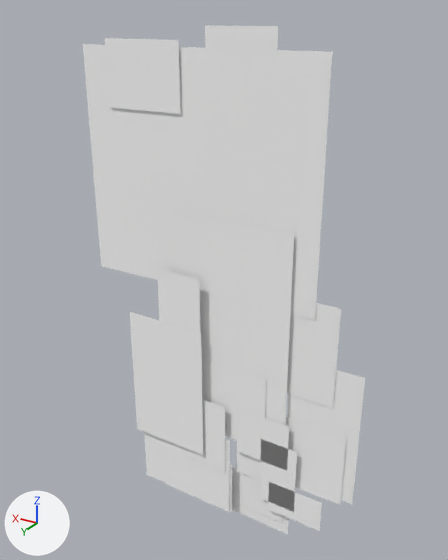
What one commit did to the Blender file Source/Actors/Stip.blend.
Before and after are seen from a 50 mm lens placed at (-3.54, 5.67, 4.4), pointed at (-0.09, -0.1, 1.52). Lighting does not change. The marker at lower left points along +X, +Y and +Z.

Names of what the first picture shows: 'Arm_L.png', 'Arm_R.png', 'Ear_L.png', 'Ear_R.png', 'Foot_L.png', 'Foot_R.png', 'Forearm_L.png', 'Forearm_R.png', 'Hand_R.png', 'Head.png', 'Hip.png', 'Leg_L.png', 'Leg_R.png', 'Shin_L.png', 'Tail_01.png', 'Tail_02.png', 'Tail_03.png', 'UpperBody.png'.
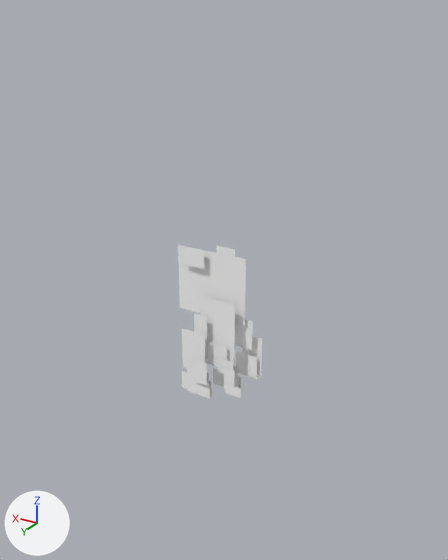
What differs and where, as boxes [x1, y1, x2, y2] in the pictures (448 x 560 px):
'Head.png', moved, rescaled (72% narrower, 71% shorter): before [83, 44, 332, 320]; after [178, 245, 246, 325]
'UpperBody.png', moved, rescaled (71% narrower, 68% shorter): before [174, 212, 294, 425]; after [201, 296, 235, 363]
'Forearm_L.png', moved, rescaled: before [130, 312, 203, 455]; after [182, 328, 205, 369]
'Ear_L.png', moved, rescaled (70% narrower, 69% shorter): before [105, 38, 181, 114]; after [182, 246, 204, 269]
'Arm_R.png', moved, rescaled: before [287, 303, 341, 408]; after [235, 320, 253, 350]
'Hand_R.png', moved, rescaled: before [285, 416, 347, 505]; after [236, 351, 257, 379]
'Forearm_R.png', moved, rescaled (73% narrower, 69% shorter): before [287, 370, 365, 504]; after [242, 336, 262, 377]
'Hip.png', moved, rescaled: before [202, 359, 266, 440]; after [205, 341, 227, 367]
'Shin_L.png', moved: before [164, 439, 230, 512]; after [187, 366, 210, 399]
'Arm_L.png', moved, rescaled: before [157, 269, 200, 332]; after [194, 313, 207, 344]
'Tail_01.png', moved, rescaled: before [237, 408, 289, 470]; after [218, 358, 233, 374]
'Leg_L.png', moved, rescaled: before [188, 399, 225, 472]; after [194, 360, 207, 385]
'Ear_R.png', moved, rescaled: before [205, 25, 278, 50]; after [217, 246, 235, 257]
'Tail_02.png', moved, rescaled (69% narrower, 70% shorter): before [259, 440, 297, 512]; after [224, 368, 235, 389]
'Tail_03.png', moved, rescaled (69% narrower, 70% shorter): before [268, 482, 322, 531]; after [225, 384, 241, 398]
'Foot_L.png', moved, rescaled (65% narrower, 65% shorter): before [144, 432, 232, 512]; after [182, 371, 212, 398]
'Foot_R.png', moved, rescaled: before [232, 467, 289, 534]; after [213, 368, 241, 389]
'Leg_R.png', moved, rescaled: before [236, 449, 260, 481]; after [222, 358, 235, 375]

The edits, one by one:
Object 'Ear_L.png' (ob_ear_l_png) moves from (0.41, 0.0, 4.14) to (0.12, 0.0, 1.87).
Object 'Ear_L.png' (ob_ear_l_png) is rescaled from (1.0, 1.0, 1.0) to (0.306, 0.306, 0.306).
Object 'Ear_R.png' (ob_ear_r_png) moves from (-0.71, -0.04, 4.29) to (-0.22, -0.12, 1.92).
Object 'Ear_R.png' (ob_ear_r_png) is rescaled from (1.0, 1.0, 1.0) to (0.306, 0.306, 0.306).
Object 'Head.png' (ob_head_png) moves from (0.23, -0.02, 2.71) to (0.07, -0.06, 1.43).
Object 'Head.png' (ob_head_png) is rescaled from (1.0, 1.0, 1.0) to (0.306, 0.306, 0.306).
Object 'Arm_R.png' (ob_arm_r_png) moves from (-1.56, -0.03, 1.53) to (-0.48, -0.09, 1.07).
Object 'Arm_R.png' (ob_arm_r_png) is rescaled from (1.0, 1.0, 1.0) to (0.306, 0.306, 0.306).
Object 'Forearm_R.png' (ob_forearm_r_png) moves from (-1.9, -0.04, 0.79) to (-0.58, -0.15, 0.84).
Object 'Forearm_R.png' (ob_forearm_r_png) is rescaled from (1.0, 1.0, 1.0) to (0.306, 0.306, 0.306).
Object 'Hand_R.png' (ob_hand_r_png) moves from (-1.75, -0.03, -0.03) to (-0.54, -0.12, 0.59).
Object 'Hand_R.png' (ob_hand_r_png) is rescaled from (1.0, 1.0, 1.0) to (0.306, 0.306, 0.306).
Object 'Arm_L.png' (ob_arm_l_png) moves from (0.12, 0.11, 1.55) to (0.04, 0.09, 1.08).
Object 'Arm_L.png' (ob_arm_l_png) is rescaled from (1.0, 1.0, 1.0) to (0.306, 0.306, 0.306).
Object 'Forearm_L.png' (ob_forearm_l_png) moves from (0.1, 0.12, 0.86) to (0.03, 0.15, 0.87).
Object 'Forearm_L.png' (ob_forearm_l_png) is rescaled from (1.0, 1.0, 1.0) to (0.306, 0.306, 0.306).
Object 'Leg_R.png' (ob_leg_r_png) moves from (-0.9, -0.01, -0.16) to (-0.27, -0.03, 0.55).
Object 'Leg_R.png' (ob_leg_r_png) is rescaled from (1.0, 1.0, 1.0) to (0.306, 0.306, 0.306).
Object 'Foot_R.png' (ob_foot_r_png) moves from (-1.09, -0.03, -1.1) to (-0.34, -0.09, 0.27).
Object 'Foot_R.png' (ob_foot_r_png) is rescaled from (1.0, 1.0, 1.0) to (0.306, 0.306, 0.306).
Object 'Leg_L.png' (ob_leg_l_png) moves from (-0.22, 0.09, -0.12) to (-0.07, 0.28, 0.57).
Object 'Leg_L.png' (ob_leg_l_png) is rescaled from (1.0, 1.0, 1.0) to (0.306, 0.306, 0.306).
Object 'Shin_L.png' (ob_shin_l_png) moves from (-0.28, 0.08, -0.59) to (-0.08, 0.25, 0.42).
Object 'Foot_L.png' (ob_foot_l_png) moves from (-0.31, 0.07, -0.99) to (-0.09, 0.21, 0.3).
Object 'Foot_L.png' (ob_foot_l_png) is rescaled from (1.0, 1.0, 1.0) to (0.306, 0.306, 0.306).
Object 'UpperBody.png' (ob_upperbody_png) moves from (-1.0, 0.01, 2.27) to (-0.31, 0.03, 1.3).
Object 'UpperBody.png' (ob_upperbody_png) is rescaled from (1.0, 1.0, 1.0) to (0.306, 0.306, 0.306).
Object 'Hip.png' (ob_hip_png) moves from (-0.73, 0.02, 0.42) to (-0.23, 0.06, 0.73).
Object 'Hip.png' (ob_hip_png) is rescaled from (1.0, 1.0, 1.0) to (0.306, 0.306, 0.306).
Object 'Tail_01.png' (ob_tail_01_png) moves from (-1.06, 0.03, -0.12) to (-0.33, 0.09, 0.57).
Object 'Tail_01.png' (ob_tail_01_png) is rescaled from (1.0, 1.0, 1.0) to (0.306, 0.306, 0.306).
Object 'Tail_02.png' (ob_tail_02_png) moves from (-1.19, 0.03, -0.44) to (-0.36, 0.12, 0.47).
Object 'Tail_02.png' (ob_tail_02_png) is rescaled from (1.0, 1.0, 1.0) to (0.306, 0.306, 0.306).
Object 'Tail_03.png' (ob_tail_03_png) moves from (-1.54, 0.03, -1.05) to (-0.47, 0.15, 0.28).
Object 'Tail_03.png' (ob_tail_03_png) is rescaled from (1.0, 1.0, 1.0) to (0.306, 0.306, 0.306).
